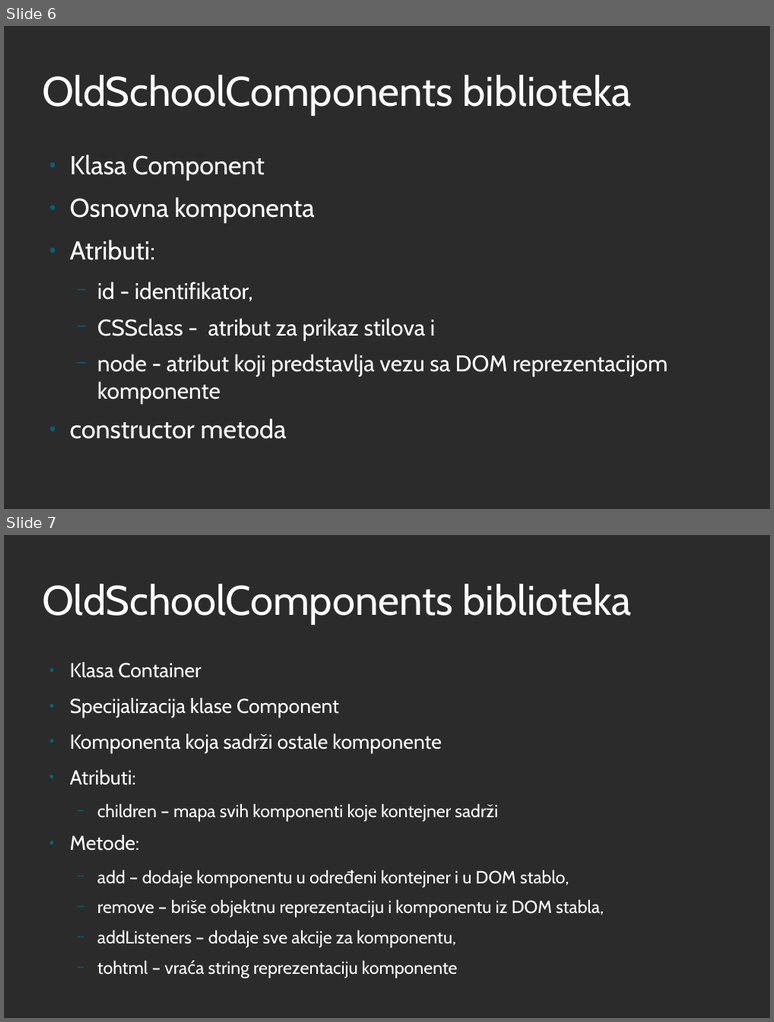
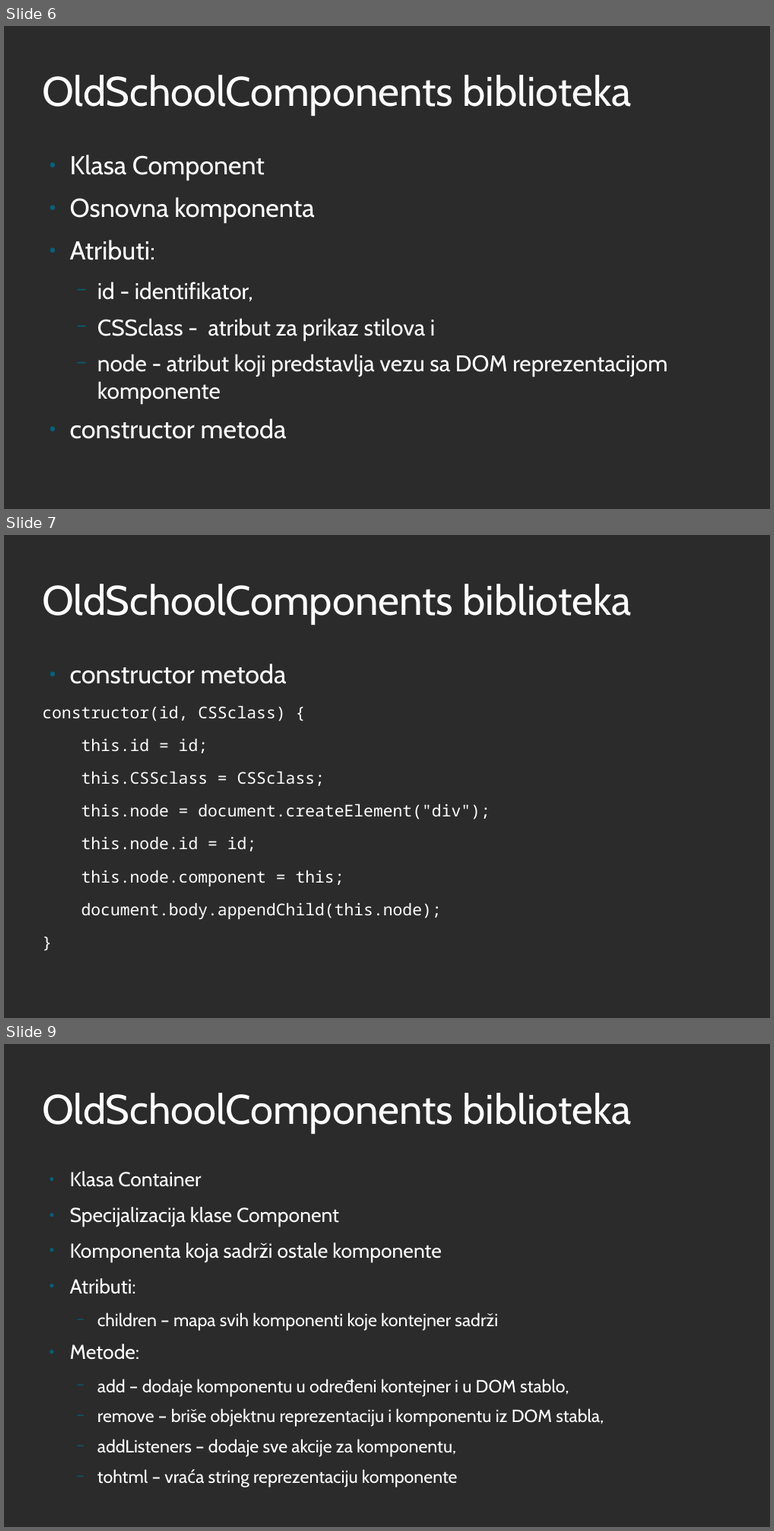
Before and after one commit to iv17/MScThesis, a slide deck: IvanaSavinPresentation.odp. Shown one above the other, each under a label of ours: slides 6 and 7 before the commit, slides 6, 7 and 9 after it; the slides between them are not shown. The pictures are 774x1022 and 774x1531 pixels, drawn with LibreOffice and Linux fonts; fonts in the diff are those of the drawing; background and template pictures are left out; a plain dark background stands for a picture behind light text. Boxes give left, top, right and bottom in pixels: in the first picture for what was removed or moved away, otherwise in the second. Text is boxed around its words. In the diff, an @@ line names an element or a change of style, - is before the commit and + after.

```diff
--- a/IvanaSavinPresentation.odp
+++ b/IvanaSavinPresentation.odp
@@ slide 7 added at (4,535,770,1018), background picture (left out) @@
@@ title added at (42,584,632,624), 51 pt, text #FFFFFF @@
+OldSchoolComponents biblioteka
@@ text added at (42,663,490,919), 20 pt, text #FFFFFF @@
+● constructor metoda
+constructor(id, CSSclass) {
+this.id = id;
+this.CSSclass = CSSclass;
+this.node = document.createElement("div");
+this.node.id = id;
+this.node.component = this;
+document.body.appendChild(this.node);
+}
@@ what was slide 7 is now slide 9 @@
```
Also in this commit, not shown: 7 other slides added, 1 slide removed, 1 other file.
